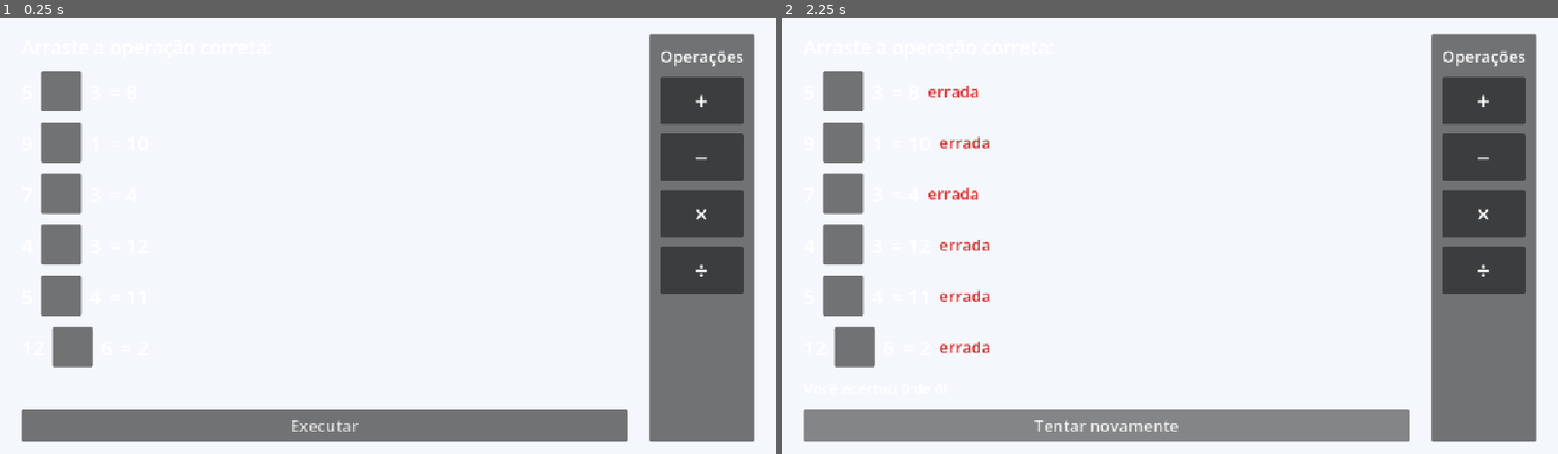
Above: before the commit, frames 1-2 (left to right).
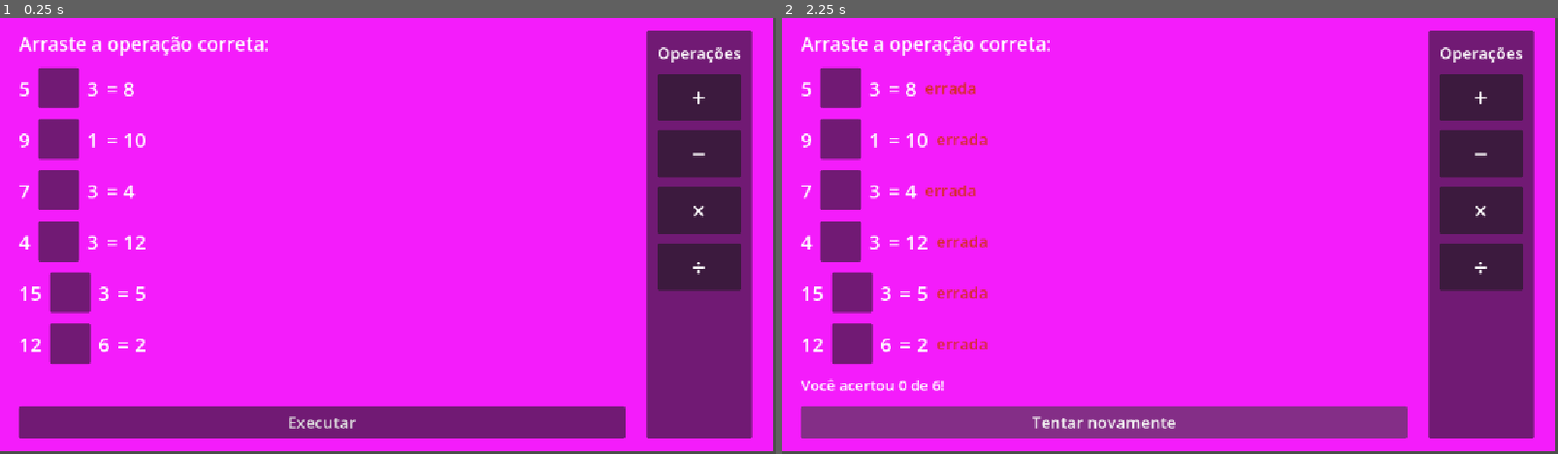
Above: after the commit, the same moments.

Repository: VEduarda/Jogo_de_Aritmetica
Game: Godot game, scene res://Main.tscn
Same seed, same stepped clock (60 frames per second), same inputs: the game is played once before the commit and once after it.
Inputs:
- Up to frame 1 (0.25 s): no input
- Up to frame 2 (2.25 s): click "Executar" at 0.5 s; click "Tentar novamente" at 1.25 s; click "Executar" at 2 s

The runs differ from the first frame. In frame 1, 100% of the frame differs, in the area x 0-100%, y 0-100%; in frame 2, 100%.

Commit message:
Sincroniza edições feitas no Godot 4.6
- Conta atualizada para 15 / 3 = 5 (tem solução real)
- Ajuste da cor de fundo
- Arquivos .uid e formato de cena atualizados pelo Godot 4.6

Co-Authored-By: Claude Opus 4.8 <noreply@anthropic.com>

Diff:
--- a/Main.gd
+++ b/Main.gd
@@ -8,7 +8,7 @@
 	{"a": 9, "b": 1, "result": 10},
 	{"a": 7, "b": 3, "result": 4},
 	{"a": 4, "b": 3, "result": 12},
-	{"a": 5, "b": 4, "result": 11},
+	{"a": 15, "b": 3, "result": 5},
 	{"a": 12, "b": 6, "result": 2},
 ]
 
@@ -30,7 +30,7 @@
 func _build_ui() -> void:
 	# Fundo claro.
 	var bg := ColorRect.new()
-	bg.color = Color("f4f7fb")
+	bg.color = Color("f41cfbff")
 	bg.set_anchors_preset(Control.PRESET_FULL_RECT)
 	bg.mouse_filter = Control.MOUSE_FILTER_IGNORE
 	add_child(bg)
--- a/Main.tscn
+++ b/Main.tscn
@@ -1,12 +1,16 @@
-[gd_scene load_steps=2 format=3]
+[gd_scene format=3 uid="uid://diay2hwkm27jf"]
 
-[ext_resource type="Script" path="res://Main.gd" id="1_main"]
+[ext_resource type="Script" uid="uid://8a55fmevlur5" path="res://Main.gd" id="1_main"]
 
-[node name="Main" type="Control"]
+[node name="Main" type="Control" unique_id=1164531736]
 layout_mode = 3
 anchors_preset = 15
 anchor_right = 1.0
 anchor_bottom = 1.0
+offset_left = -4.0
+offset_top = -5.0
+offset_right = -4.0
+offset_bottom = -5.0
 grow_horizontal = 2
 grow_vertical = 2
 script = ExtResource("1_main")
--- a/project.godot
+++ b/project.godot
@@ -1,18 +1,23 @@
 ; Engine configuration file.
-; Gerado para o "Jogo das Operações".
-; Abra este projeto pelo Godot (Importar -> selecione este project.godot).
+; It's best edited using the editor UI and not directly,
+; since the parameters that go here are not all obvious.
+;
+; Format:
+;   [section] ; section goes between []
+;   param=value ; assign values to parameters
 
 config_version=5
+
+[animation]
+
+compatibility/default_parent_skeleton_in_mesh_instance_3d=true
 
 [application]
 
 config/name="Jogo das Operações"
 run/main_scene="res://Main.tscn"
-config/features=PackedStringArray("4.3", "Forward Plus")
+config/features=PackedStringArray("4.6", "Forward Plus")
 
 [display]
 
-window/size/viewport_width=1152
-window/size/viewport_height=648
 window/stretch/mode="canvas_items"
-window/stretch/aspect="keep"
Not shown, added: DropSlot.gd.uid
Not shown, added: Main.gd.uid
Not shown, added: OperatorChip.gd.uid
